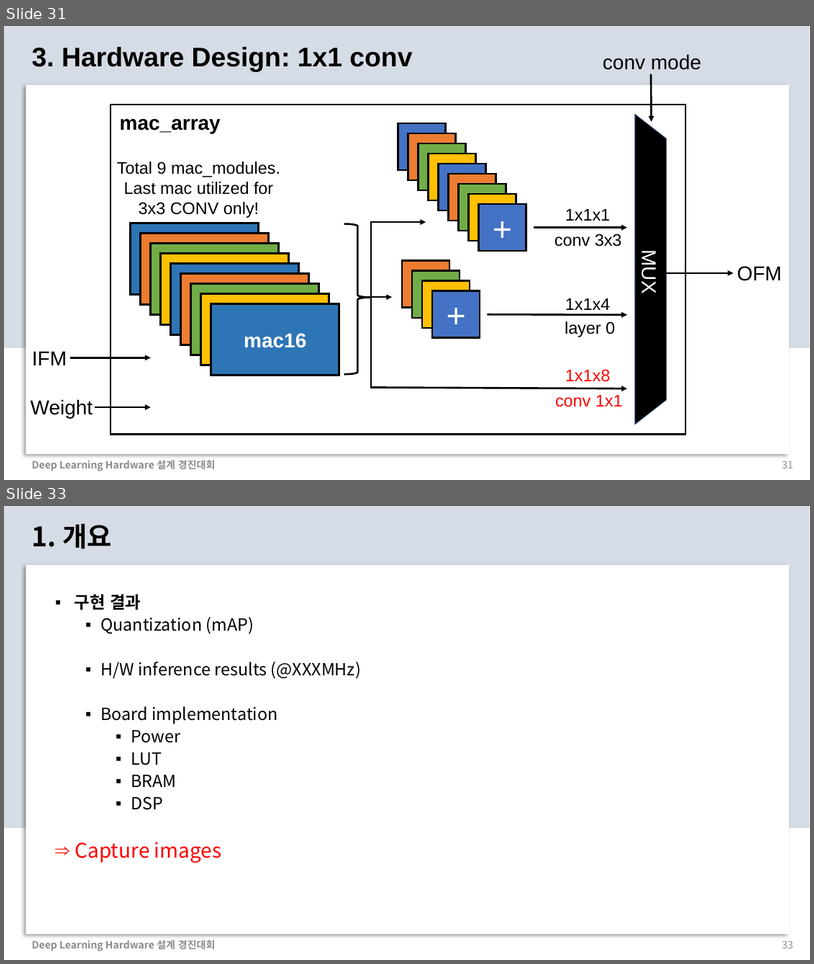
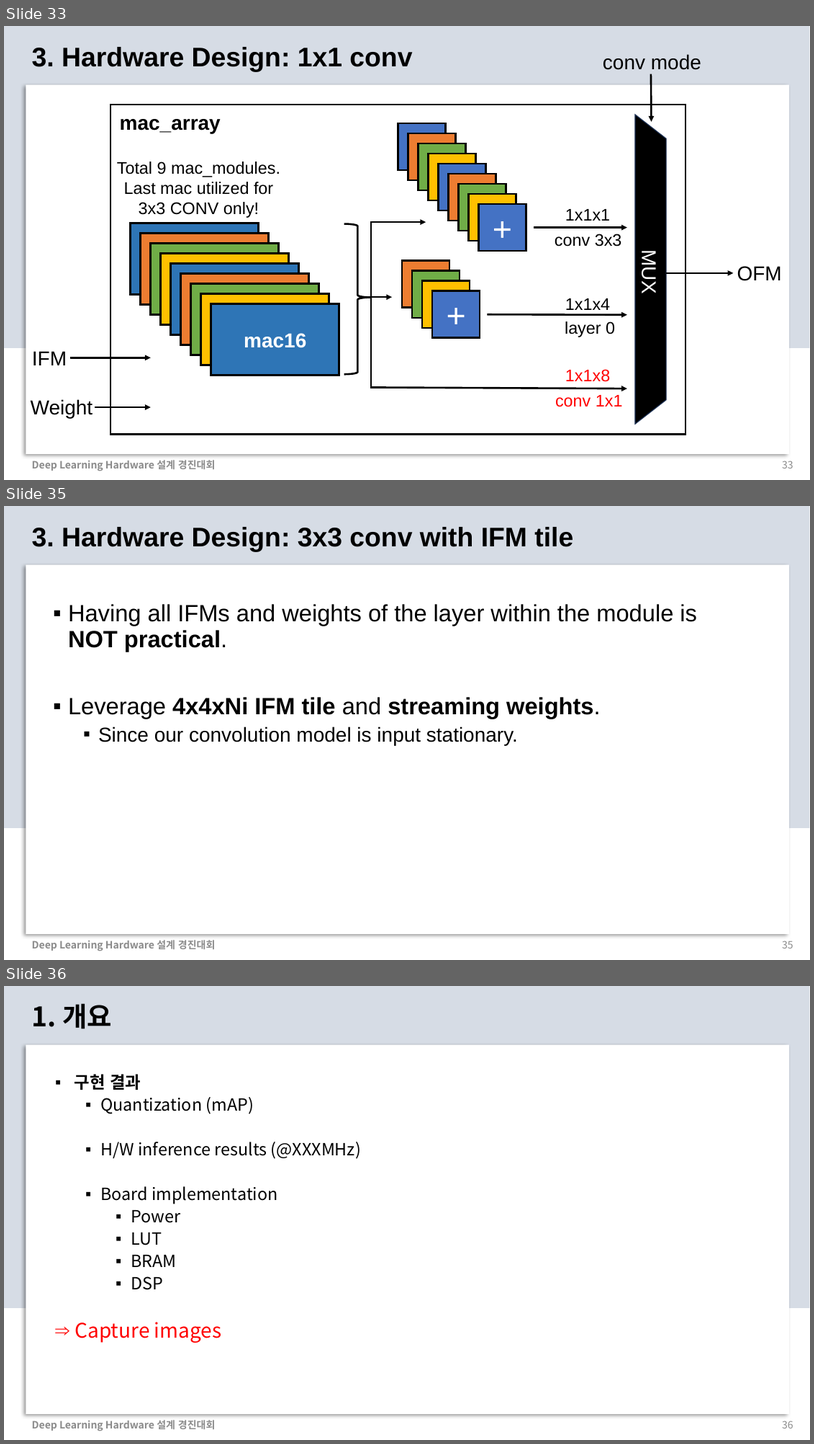
Before and after one commit to chaangwoo/AIX2024_ChipChamps, a slide deck: 2_Presentation/AIX2024_ChipChamps.pptx. Shown one above the other, each under a label of ours: slides 31 and 33 before the commit, slides 33, 35 and 36 after it; the slides between them are not shown. The pictures are 814x964 and 814x1444 pixels, drawn with LibreOffice and Linux fonts; fonts in the diff are those of the drawing. Boxes give left, top, right and bottom in pixels: in the first picture for what was removed or moved away, otherwise in the second. Text is boxed around its words. In the diff, an @@ line names an element or a change of style, - is before the commit and + after.

```diff
--- a/2_Presentation/AIX2024_ChipChamps.pptx
+++ b/2_Presentation/AIX2024_ChipChamps.pptx
@@ slide 35 added at [4, 506, 810, 960], background #FFFFFF; not listed: 2 template elements that a slide beside it also shows @@
@@ text added at [32, 527, 574, 552], 32 pt, text #000000, bold @@
+3. Hardware Design: 3x3 conv with IFM tile
@@ text added at [68, 604, 697, 745], 28 pt, text #000000 @@
+▪ Having all IFMs and weights of the layer within the module is NOT practical.
+▪ Leverage 4x4xNi IFM tile and streaming weights.
+  ▪ Since our convolution model is input stationary.
@@ text added at [32, 939, 215, 951], 12 pt, text #8C8C8C, bold @@
+Deep Learning Hardware 설계 경진대회
@@ page number added at [782, 940, 794, 948], 12 pt, text #8C8C8C @@
+35
@@ what was slide 31 is now slide 33 @@
@@ page number at [782, 460, 794, 468]: text changed @@
-31
+33
@@ what was slide 33 is now slide 36 @@
@@ page number at [782, 1420, 794, 1428]: text changed @@
-33
+36
```
Also in this commit, not shown: 15 slides changed, 2 other slides added.
